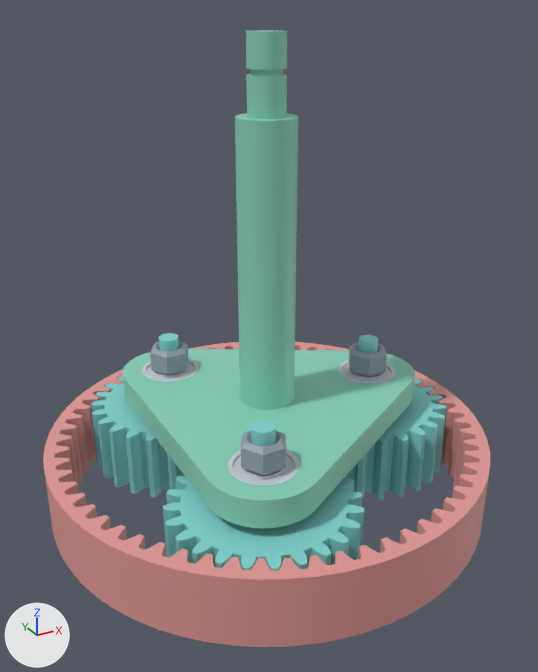
One commit to the glTF model docs/Additional CAD exercise/steps/ax_planetary_gears/step_19.glb: the scene before it, then after it.
Camera for both pictures: a 50 mm lens placed at (-46.7, -85.6, 68.0), pointed at (1.6, 2.3, 24.0). Every picture has the same lights, and +X, +Y and +Z are marked at lower left. The first picture is the older version.

Objects in the first picture: 'part__bearing 1', 'part__bearing 2', 'part__bearing 3', 'part__carrier', 'part__lock nut M3 1', 'part__lock nut M3 2', 'part__lock nut M3 3', 'part__planet gear 1', 'part__planet gear 2', 'part__planet gear 3', 'part__ring gear'.
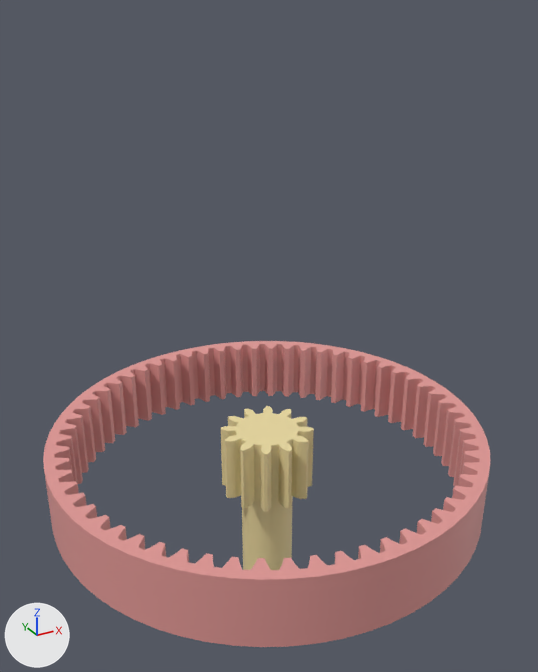
The edits, one by one:
Object 'part__planet gear 1' (ob_part__planet_gear_1) is deleted.
Object 'part__planet gear 2' (ob_part__planet_gear_2) is deleted.
Object 'part__planet gear 3' (ob_part__planet_gear_3) is deleted.
Object 'part__bearing 1' (ob_part__bearing_1) is deleted.
Object 'part__bearing 2' (ob_part__bearing_2) is deleted.
Object 'part__bearing 3' (ob_part__bearing_3) is deleted.
Object 'part__carrier' (ob_part__carrier) is deleted.
Object 'part__lock nut M3 1' (ob_part__lock_nut_m3_1) is deleted.
Object 'part__lock nut M3 2' (ob_part__lock_nut_m3_2) is deleted.
Object 'part__lock nut M3 3' (ob_part__lock_nut_m3_3) is deleted.

Boxes [x1, y1, x2, y2] around the edits, measured in the pictures (538 x 672 px):
'part__carrier', deleted (green)
    before: [123, 30, 415, 528]
'part__planet gear 3', deleted (cyan)
    before: [163, 420, 364, 570]
'part__planet gear 1', deleted (cyan)
    before: [344, 335, 446, 500]
'part__planet gear 2', deleted (cyan)
    before: [91, 333, 185, 497]
'part__lock nut M3 3', deleted
    before: [241, 431, 286, 476]
'part__bearing 3', deleted
    before: [228, 450, 300, 485]
'part__lock nut M3 2', deleted
    before: [150, 341, 189, 376]
'part__lock nut M3 1', deleted
    before: [349, 343, 387, 377]
'part__bearing 1', deleted
    before: [338, 360, 395, 383]
'part__bearing 2', deleted
    before: [142, 359, 199, 382]
'part__sun gear', unchanged, uncovered by the edit
    after: [221, 406, 314, 570]
